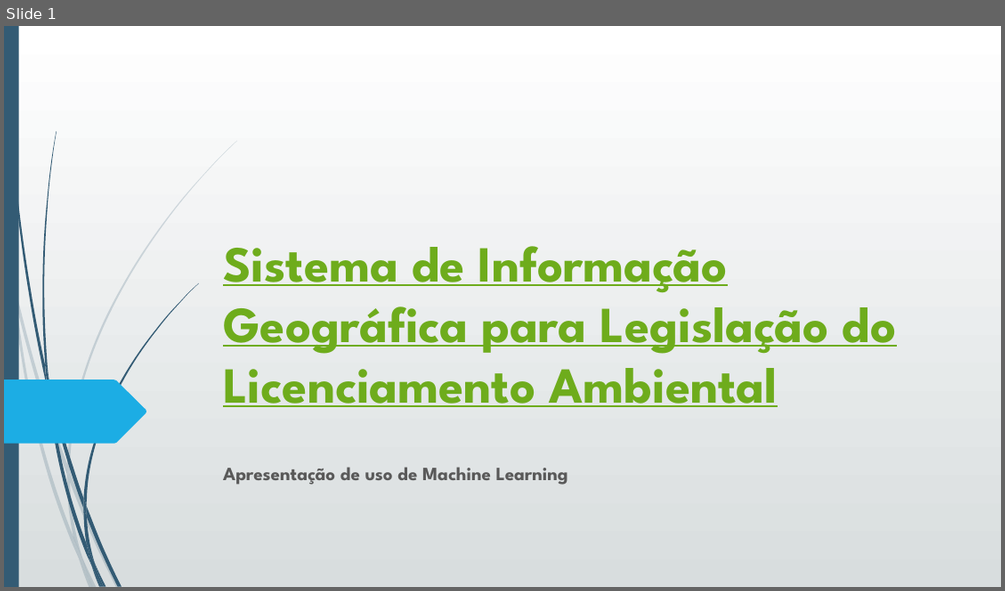
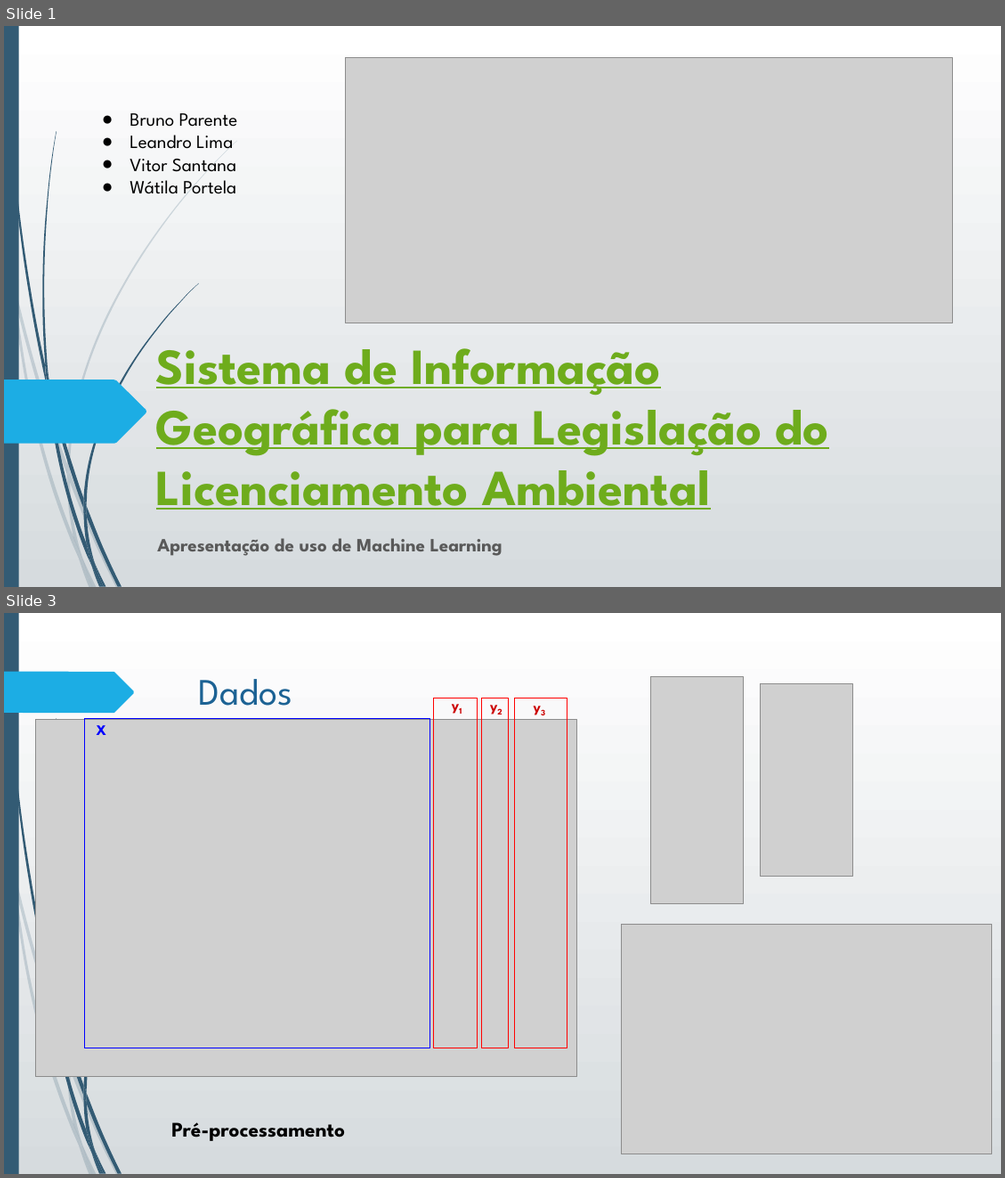
Before and after one commit to leoexcelsus/siglla_phase2, a slide deck: siglla fase2.pptx. Shown one above the other, each under a label of ours: slide 1 before the commit, slides 1 and 3 after it; the slides between them are not shown. The pictures are 1005x591 and 1005x1178 pixels, drawn with LibreOffice and Linux fonts; fonts in the diff are those of the drawing; grey boxes stand for pictures. Boxes give left, top, right and bottom in pixels: in the first picture for what was removed or moved away, otherwise in the second. Text is boxed around its words. In the diff, an @@ line names an element or a change of style, - is before the commit and + after.

```diff
--- a/siglla fase2.pptx
+++ b/siglla fase2.pptx
@@ slide 3 added at <box>4,613,1001,1174</box>, background gradient #FFFFFF to #D6DBDE; not listed: 20 template elements that a slide beside it also shows @@
@@ freeform shape added at <box>4,672,134,713</box>, fill #1CADE4 @@
@@ title added at <box>199,679,292,706</box>, 36 pt, text #1C6294 @@
+Dados
@@ text added at <box>445,689,477,718</box>, 14 pt, text #CC0000, bold @@
+y1
@@ text added at <box>483,690,516,720</box>, 14 pt, text #CC0000, bold @@
+y2
@@ text added at <box>526,690,558,720</box>, 14 pt, text #CC0000, bold @@
+y3
@@ picture added at <box>651,677,744,904</box> @@
@@ picture added at <box>760,684,853,876</box> @@
@@ picture added at <box>35,719,577,1077</box> @@
@@ rectangle added at <box>84,718,429,1047</box>, outline #0000FF 0.75 pt @@
@@ rectangle added at <box>434,698,477,1047</box>, outline #FF0000 0.75 pt @@
@@ rectangle added at <box>482,698,509,1047</box>, outline #FF0000 0.75 pt @@
@@ rectangle added at <box>515,698,567,1047</box>, outline #FF0000 0.75 pt @@
@@ text added at <box>97,725,106,735</box>, 14 pt, text #0000FF, bold @@
+X
@@ picture added at <box>622,925,991,1153</box> @@
@@ text added at <box>171,1122,345,1141</box>, 20 pt, text #000000, bold @@
+Pré-processamento
@@ slide 1 changed as well @@
@@ background gradient #FFFFFF to #D7DDE0 to gradient #FFFFFF to #D6DBDE @@
@@ picture added at <box>345,58,952,323</box> @@
@@ text added at <box>129,113,238,199</box>, 18 pt, text #000000 @@
+● Bruno Parente
+● Leandro Lima
+● Vitor Santana
+● Wátila Portela
@@ title "Sistema de Informação Geográfica para ...": place and size @@
-title "Sistema de Informação Geográfica para ..." at <box>223,246,897,407</box>
+title "Sistema de Informação Geográfica para ..." at <box>156,348,829,509</box>
@@ subtitle "Apresentação de uso de Machine ...": place and size @@
-subtitle "Apresentação de uso de Machine ..." at <box>223,467,568,484</box>
+subtitle "Apresentação de uso de Machine ..." at <box>157,538,502,556</box>
@@ subtitle "Apresentação de uso de Machine ..." at <box>157,538,502,556</box>: less space between paragraphs @@
```
Also in this commit, not shown: 2 other slides changed, 6 other slides added, 3 slides removed.
